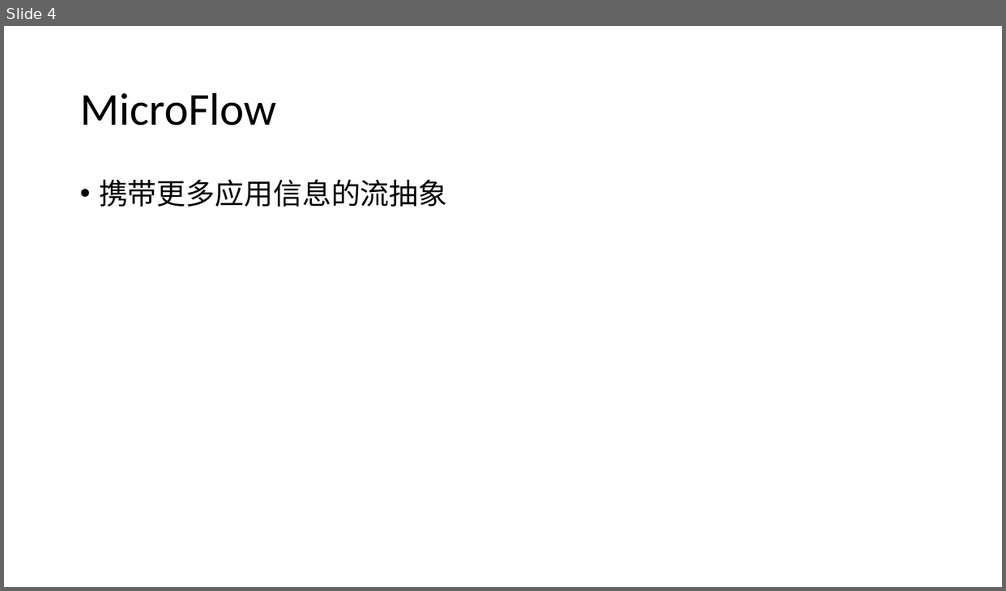
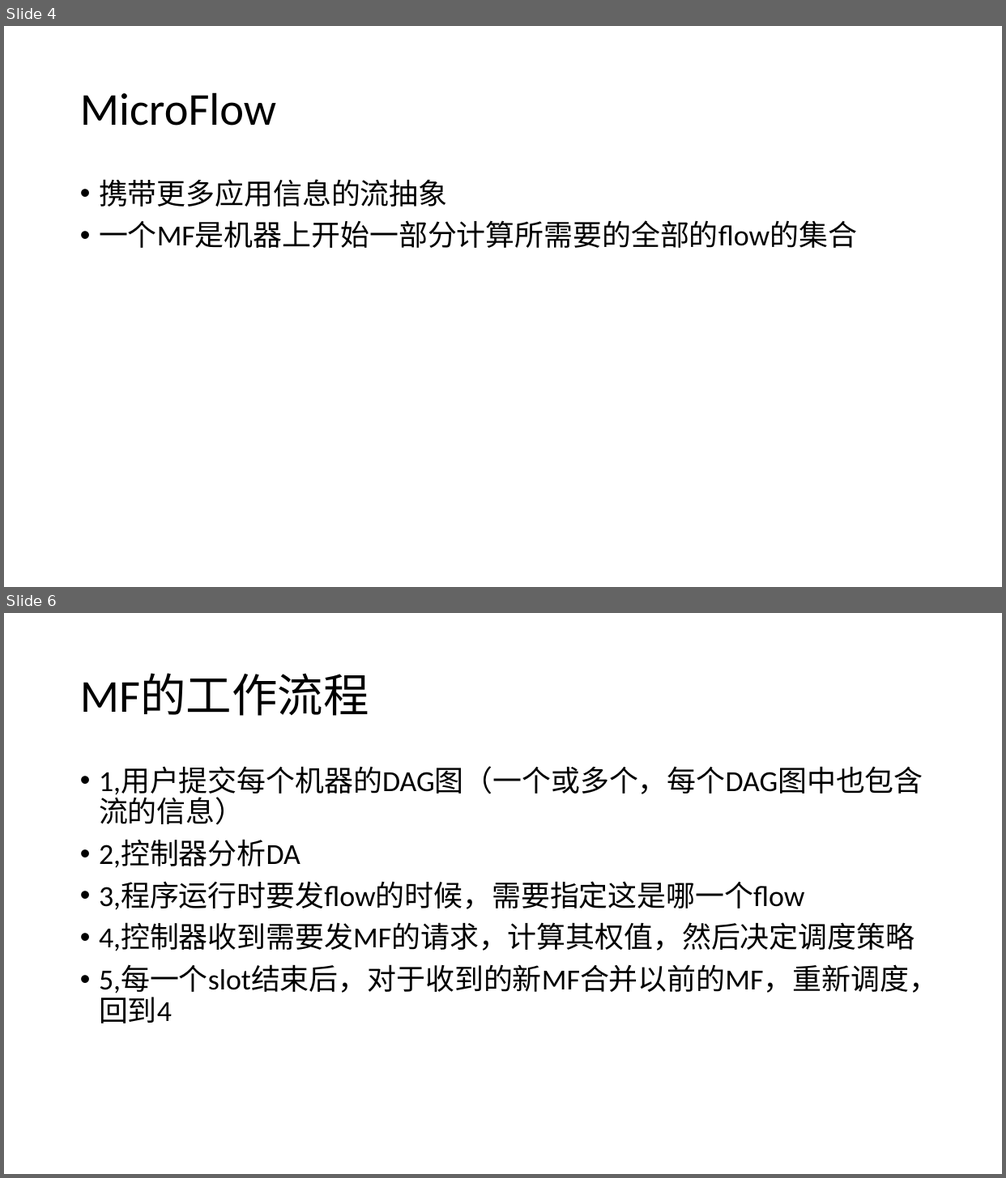
Before and after one commit to fhowen/metaflow, a slide deck: document/microflow.pptx. Shown one above the other, each under a label of ours: slide 4 before the commit, slides 4 and 6 after it; the slides between them are not shown. The pictures are 1006x591 and 1006x1178 pixels, drawn with LibreOffice and Linux fonts; fonts in the diff are those of the drawing. Boxes give left, top, right and bottom in pixels: in the first picture for what was removed or moved away, otherwise in the second. Text is boxed around its words. In the diff, an @@ line names an element or a change of style, - is before the commit and + after.

```diff
--- a/document/microflow.pptx
+++ b/document/microflow.pptx
@@ slide 6 added at [4, 613, 1002, 1174], background #FFFFFF @@
@@ title added at [80, 673, 369, 716], 44 pt, text #000000 @@
+MF的工作流程
@@ text added at [99, 767, 938, 1024], 28 pt, text #000000 @@
+• 1,用户提交每个机器的DAG图（一个或多个，每个DAG图中也包含流的信息）
+• 2,控制器分析DA
+• 3,程序运行时要发flow的时候，需要指定这是哪一个flow
+• 4,控制器收到需要发MF的请求，计算其权值，然后决定调度策略
+• 5,每一个slot结束后，对于收到的新MF合并以前的MF，重新调度，回到4
@@ slide 4 changed as well @@
@@ text at [99, 220, 857, 248]: paragraph added @@
+• 一个MF是机器上开始一部分计算所需要的全部的flow的集合
```
Also in this commit, not shown: 2 other slides changed, 2 other slides added, 1 slide removed.
